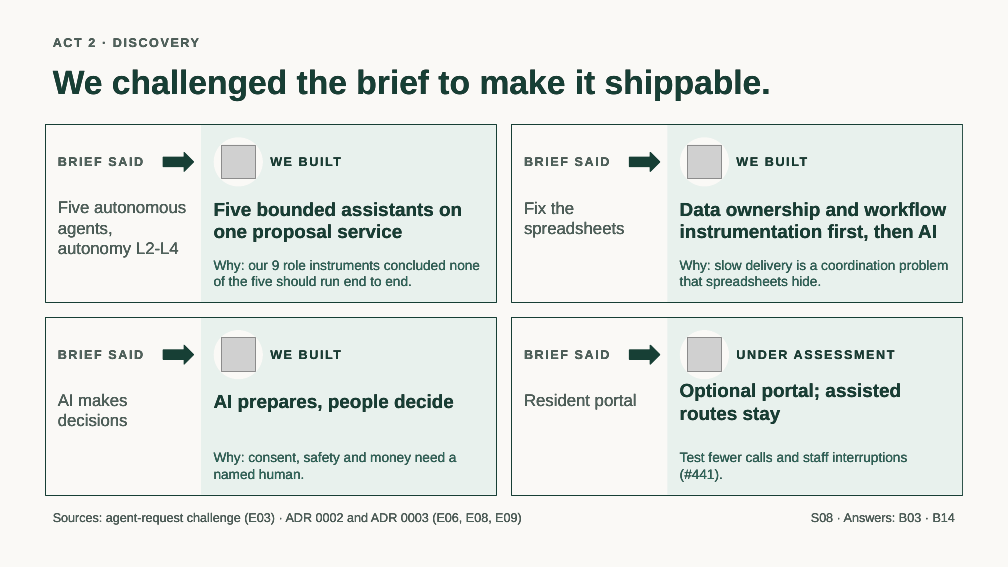
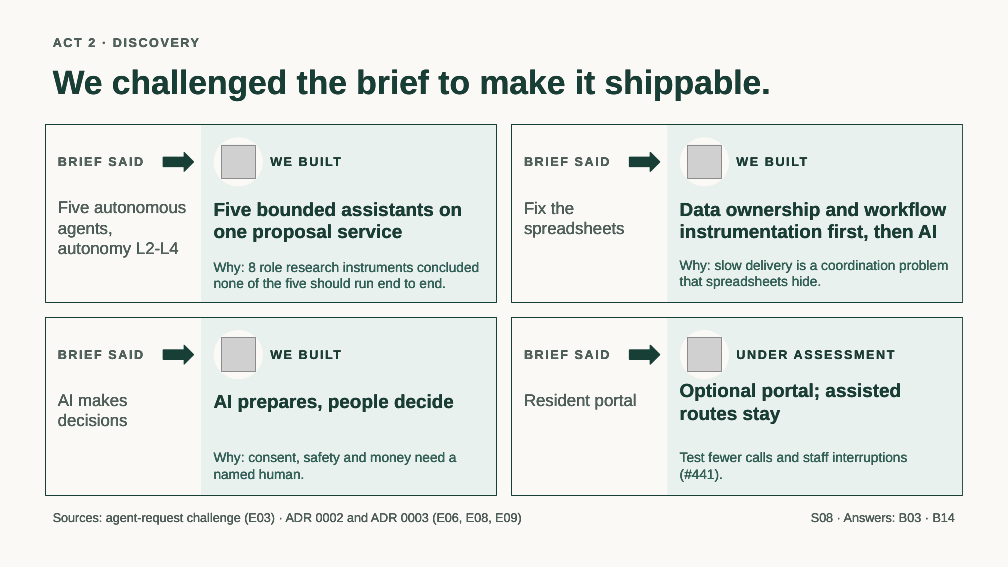
Before and after one commit to jmservera/ama, a slide deck: slide 9 of docs/capstone/deck/zava-forward-cowork-v2-draft.pptx. Drawn at 1008x567 pixels with LibreOffice and Linux fonts; fonts in the diff are those of the drawing; grey boxes stand for pictures. Boxes give left, top, right and bottom in pixels: in the first picture for what was removed or moved away, otherwise in the second. Text is boxed around its words. In the diff, an @@ line names an element or a change of style, - is before the commit and + after.

```diff
--- a/docs/capstone/deck/zava-forward-cowork-v2-draft.pptx
+++ b/docs/capstone/deck/zava-forward-cowork-v2-draft.pptx
@@ text at box(214, 262, 479, 289): text changed @@
-Why: our 9 role instruments concluded none of the five should run end to end.
+Why: 8 role research instruments concluded none of the five should run end to end.
```
Also in this commit, not shown: 2 other slides changed, 4 slides added, 4 slides removed, 23 other files.
